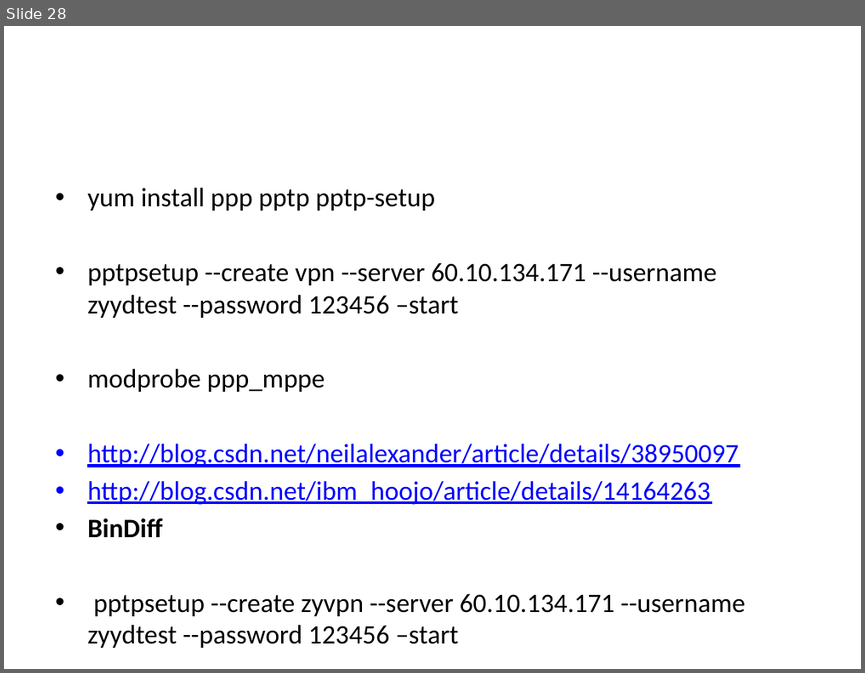
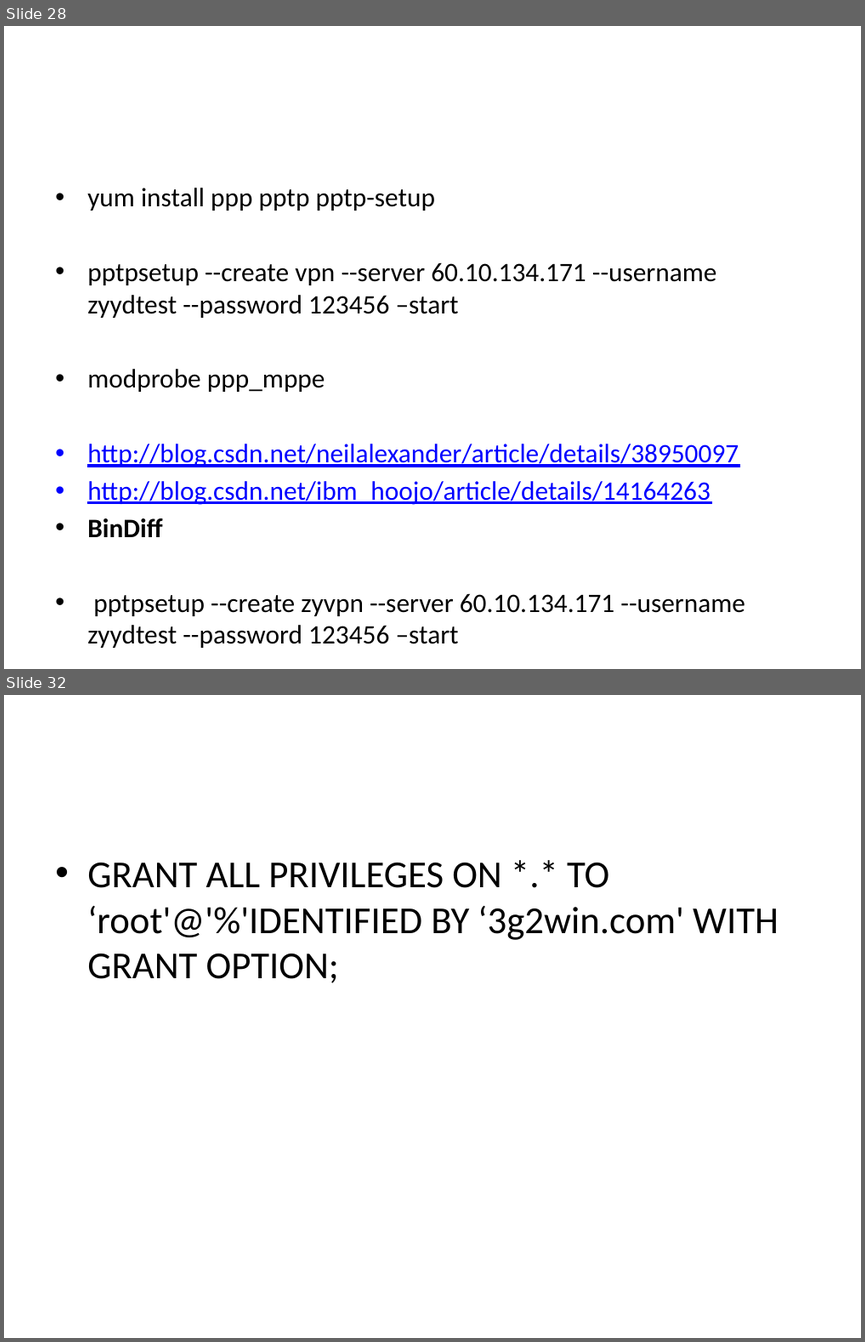
Before and after one commit to fc13240/liusydoc, a slide deck: 开发部署一体化PPT/build&deploy.pptx. Shown one above the other, each under a label of ours: slide 28 before the commit, slides 28 and 32 after it; the slides between them are not shown. The pictures are 865x673 and 865x1342 pixels, drawn with LibreOffice and Linux fonts; fonts in the diff are those of the drawing. Boxes give left, top, right and bottom in pixels: in the first picture for what was removed or moved away, otherwise in the second. Text is boxed around its words. In the diff, an @@ line names an element or a change of style, - is before the commit and + after.

```diff
--- a/开发部署一体化PPT/build&deploy.pptx
+++ b/开发部署一体化PPT/build&deploy.pptx
@@ slide 32 added at [4, 695, 861, 1338], background #FFFFFF @@
@@ text added at [87, 862, 778, 983], 32 pt, text #000000 @@
+• GRANT ALL PRIVILEGES ON *.* TO ‘root'@'%'IDENTIFIED BY ‘3g2win.com' WITH GRANT OPTION;
```
Also in this commit, not shown: 3 other slides added, 4 other files.
